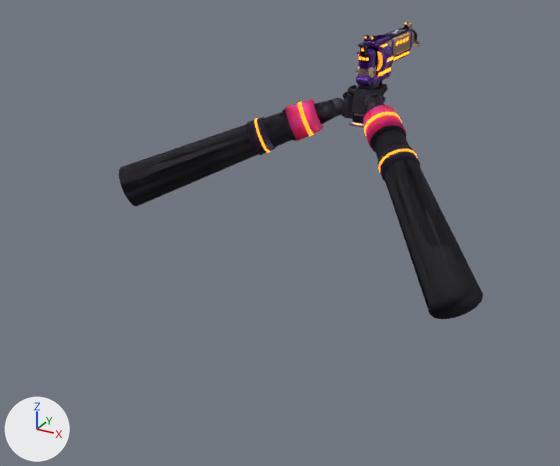
Before and after pictures for a commit that changed the Blender file art/blender/comet_cannon.blend.
Both versions are drawn from a 50 mm camera at (1.19, -2.92, 0.68) aimed at (-0.18, -0.44, -0.56). The axes (+X, +Y, +Z) are drawn at lower left. The lights are the same throughout. The first picture is the older version.

Names of what the first picture shows: 'ArmL', 'ArmR', 'LForearm', 'RForearm', 'Shell' and 4 more.
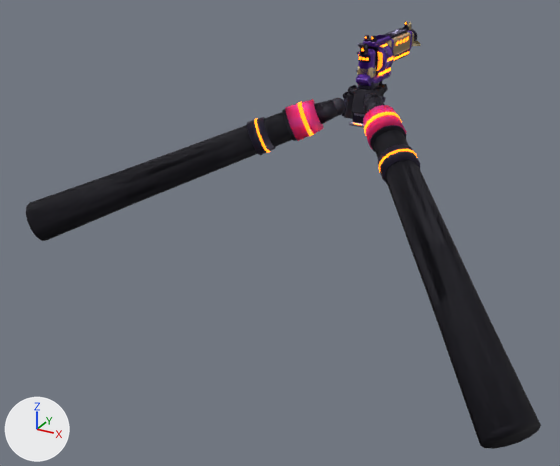
Location of each change, [x1, y1, x2, y2] in pixels of the pictures (560 x 466 px):
'ArmR', reshaped (43% wider, 55% taller)
    before: [348, 83, 483, 319]
    after: [348, 83, 541, 449]
'ArmL', reshaped (39% wider, 30% taller)
    before: [119, 92, 354, 206]
    after: [26, 92, 354, 241]
'RForearm', reshaped
    before: [397, 131, 478, 288]
    after: [397, 131, 470, 290]
'LForearm', reshaped
    before: [146, 139, 293, 202]
    after: [137, 139, 292, 202]
part 3 of me_armr, reshaped
    before: [385, 140, 483, 319]
    after: [386, 140, 541, 449]
part 4 of me_arml, reshaped
    before: [119, 124, 284, 206]
    after: [26, 125, 284, 241]

What the commit changed:
me_rforearm is used by ob_rforearm; location (0.0, 0.0, 0.0).
me_rforearm had 28 vertices, 16 faces and spanned x 0.139..0.7, y -0.794..-0.202, z -0.604..-0.122.
me_rforearm now has 42 vertices, 30 faces and spans x 0.139..0.968, y -1.085..-0.202, z -0.819..-0.122.
Part 1, on me_rforearm:
1 face is deleted.
14 vertices move from x 0.556..0.7, y -0.794..-0.657, z -0.604..-0.45 to x 0.568..0.688, y -0.783..-0.668, z -0.591..-0.462.
14 vertices are added at x 0.824..0.968, y -1.085..-0.947, z -0.819..-0.664.
15 new faces join them.
me_lforearm is used by ob_lforearm; location (0.0, 0.0, 0.0).
me_lforearm had 28 vertices, 16 faces and spanned x -0.933..-0.238, y -0.568..-0.127, z -0.553..-0.139.
me_lforearm now has 42 vertices, 30 faces and spans x -1.306..-0.238, y -0.755..-0.127, z -0.723..-0.139.
Part 2, on me_lforearm:
1 face is deleted.
14 vertices move from x -0.933..-0.835, y -0.568..-0.407, z -0.553..-0.391 to x -0.925..-0.843, y -0.554..-0.42, z -0.54..-0.404.
14 vertices are added at x -1.306..-1.207, y -0.755..-0.594, z -0.723..-0.56.
15 new faces join them.
me_armr is used by ob_armr; location (0.0, -0.034, -0.1).
me_armr had 2080 vertices, 2014 faces and spanned x -0.07..0.7, y -0.76..0.138, z -0.504..0.068.
me_armr now has 2094 vertices, 2028 faces and spans x -0.07..0.968, y -1.051..0.138, z -0.719..0.068.
Part 3, on me_armr:
1 face is deleted.
14 vertices move from x 0.556..0.7, y -0.76..-0.623, z -0.504..-0.35 to x 0.568..0.688, y -0.749..-0.634, z -0.491..-0.362.
14 vertices are added at x 0.824..0.968, y -1.051..-0.913, z -0.719..-0.564.
15 new faces join them, mat_sleeve (black #1d1b26).
me_arml is used by ob_arml; location (0.0, -0.034, -0.1).
me_arml had 1876 vertices, 1808 faces and spanned x -0.933..-0.026, y -0.534..0.106, z -0.453..0.038.
me_arml now has 1890 vertices, 1822 faces and spans x -1.306..-0.026, y -0.721..0.106, z -0.623..0.038.
Part 4, on me_arml:
1 face is deleted.
14 vertices move from x -0.933..-0.835, y -0.534..-0.373, z -0.453..-0.291 to x -0.925..-0.843, y -0.52..-0.386, z -0.44..-0.304.
14 vertices are added at x -1.306..-1.207, y -0.721..-0.56, z -0.623..-0.46.
15 new faces join them, mat_sleeve (black #1d1b26).
